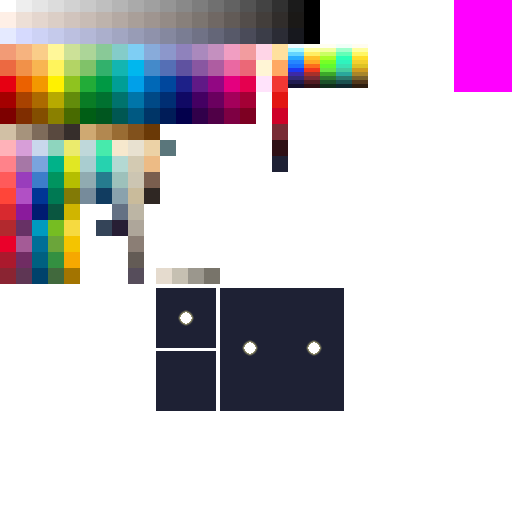
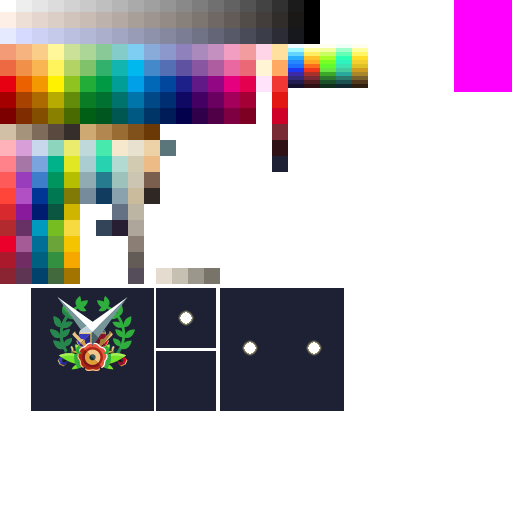
Comparing the layer stacks of the two 512×512 images. Changes:
added layer "Vector Smart Object" above "Layer 9" over [50, 296, 135, 371]
added layer "Layer 9" above "Layer 7" over [31, 288, 154, 411]
